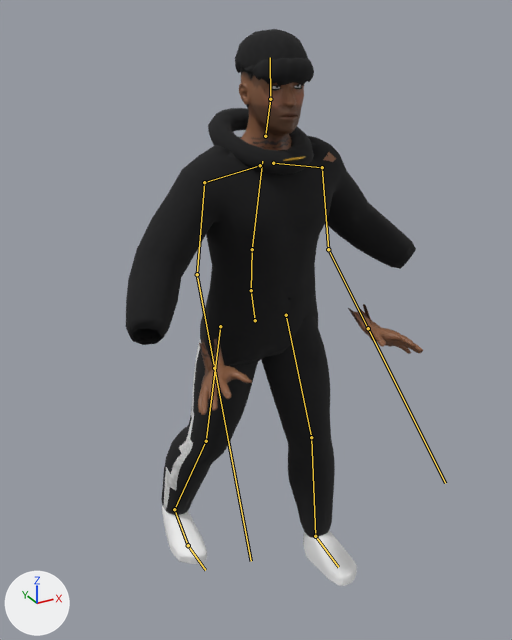
The glTF model characters/exports/gang_tama.glb: old version first, new version second.
One viewpoint serves both versions: a camera (50 mm lens) standing at (-0.974, -1.781, 1.862) and looking at (0.0, -0.011, 0.977). The axes (+X, +Y, +Z) are drawn at lower left. The lights are the same throughout. The older version comes first. Both versions are drawn at frame 1 of the action 'jump'; the numbers are the values there. The bones that change, and the others that lie on the model, are drawn over the model as lines.

The first picture shows 'beanie.002', 'beanie.003', 'chain.001', 'eye_l.001', 'eye_r.001', 'eyelashes.001', 'gang_tama_body_dressed', 'hair.001', 'hood.001', 'hoodie.001', 'sneaker_l.001', 'sneaker_r.001', 'trackpants.001'.
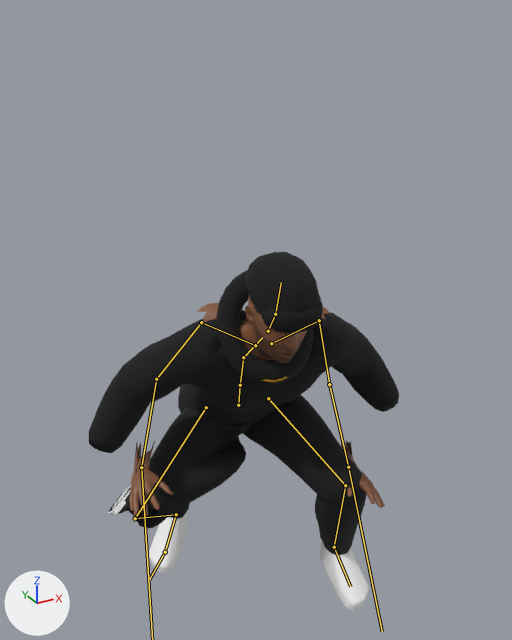
The edits, one by one:
Bone 'Hips' (bone_hips) moves from (0.0, 0.0, 0.0) to (-0.004, -0.3, -0.229).
Bone 'Hips' (bone_hips) turns from (0, -5, -2) to (36, -12, -5) degrees about its own x, y and z.
Bone 'Spine' (bone_spine) turns from (3, 8, 0) to (-16, 0, 0) degrees about its own x, y and z.
Bone 'Chest' (bone_chest) turns from (2, 5, 0) to (26, 0, 0) degrees about its own x, y and z.
Bone 'Neck' (bone_neck) turns from (-7, -11, 4) to (-24, 0, 0) degrees about its own x, y and z.
Bone 'Head' (bone_head) turns from (0, 0, 0) to (-4, 9, -3) degrees about its own x, y and z.
Bone 'Shoulder.L' (bone_shoulder_l) turns from (9, -3, -1) to (-18, 11, 3) degrees about its own x, y and z.
Bone 'UpperArm.L' (bone_upperarm_l) turns from (1, 0, -34) to (67, 33, 11) degrees about its own x, y and z.
Bone 'LowerArm.L' (bone_lowerarm_l) turns from (-7, 23, -5) to (-33, -48, 44) degrees about its own x, y and z.
Bone 'Wrist.L' (bone_wrist_l) turns from (52, -23, 34) to (61, 15, 71) degrees about its own x, y and z.
Bone 'Shoulder.R' (bone_shoulder_r) turns from (-7, 6, -1) to (-33, 3, -2) degrees about its own x, y and z.
Bone 'UpperArm.R' (bone_upperarm_r) turns from (1, 0, 34) to (47, -34, -4) degrees about its own x, y and z.
Bone 'LowerArm.R' (bone_lowerarm_r) turns from (-7, -23, 5) to (-7, 30, -8) degrees about its own x, y and z.
Bone 'Wrist.R' (bone_wrist_r) turns from (52, 23, -34) to (62, -16, -69) degrees about its own x, y and z.
Bone 'UpperLeg.L' (bone_upperleg_l) turns from (9, -6, 0) to (100, -22, 5) degrees about its own x, y and z.
Bone 'LowerLeg.L' (bone_lowerleg_l) turns from (-11, 1, 0) to (-89, -7, 0) degrees about its own x, y and z.
Bone 'Foot.L' (bone_foot_l) turns from (15, 0, 0) to (15, 2, -15) degrees about its own x, y and z.
Bone 'UpperLeg.R' (bone_upperleg_r) turns from (-9, -6, 1) to (51, 28, -29) degrees about its own x, y and z.
Bone 'LowerLeg.R' (bone_lowerleg_r) turns from (-15, -2, 0) to (-94, 36, 4) degrees about its own x, y and z.
Bone 'Foot.R' (bone_foot_r) turns from (22, 1, 0) to (44, -13, 20) degrees about its own x, y and z.

Changed parts and their boxes (x1, y1, x2, y2) in the pictures (512 x 640 px):
'hoodie.001', posed (7% wider, 38% shorter)
    before: (126, 136, 416, 365)
    after: (89, 311, 399, 453)
'trackpants.001', posed (48% wider, 28% shorter)
    before: (161, 315, 335, 538)
    after: (108, 395, 366, 555)
'gang_tama_body_dressed', posed
    before: (198, 72, 423, 415)
    after: (129, 296, 385, 517)
'hood.001', posed (7% narrower, 72% taller)
    before: (208, 108, 314, 175)
    after: (216, 270, 314, 386)
'beanie.002', posed
    before: (235, 29, 308, 74)
    after: (245, 252, 319, 313)
'sneaker_l.001', posed (9% narrower, 25% taller)
    before: (303, 530, 357, 586)
    after: (320, 541, 369, 611)
'beanie.003', posed
    before: (245, 57, 314, 86)
    after: (254, 295, 323, 334)
'sneaker_r.001', posed (13% narrower)
    before: (162, 506, 207, 564)
    after: (149, 512, 188, 573)
'chain.001', posed (mostly hidden)
    before: (283, 156, 306, 161)
    after: (261, 377, 288, 383)
'eyelashes.001', posed (not visible afterwards)
    before: (270, 84, 304, 91)
'hair.001', posed (not visible afterwards)
    before: (240, 70, 253, 109)
'eye_r.001', posed (not visible afterwards)
    before: (271, 86, 280, 89)
'eye_l.001', posed (not visible afterwards)
    before: (294, 85, 301, 88)
bone 'Hips', root to tip
    before: (255, 320) to (251, 290)
    after: (238, 405) to (240, 385)
bone 'Spine', root to tip
    before: (251, 290) to (252, 249)
    after: (240, 385) to (243, 357)
bone 'Chest', root to tip
    before: (252, 249) to (262, 161)
    after: (243, 357) to (262, 337)
bone 'Neck', root to tip
    before: (265, 136) to (270, 99)
    after: (268, 331) to (275, 314)
bone 'Head', root to tip
    before: (270, 99) to (270, 57)
    after: (275, 314) to (281, 282)
bone 'Shoulder.L', root to tip
    before: (273, 163) to (322, 167)
    after: (271, 343) to (319, 320)
bone 'UpperArm.L', root to tip
    before: (322, 167) to (328, 249)
    after: (319, 320) to (329, 384)
bone 'LowerArm.L', root to tip
    before: (328, 249) to (368, 328)
    after: (329, 384) to (348, 467)
bone 'Wrist.L', root to tip
    before: (368, 328) to (445, 483)
    after: (348, 467) to (382, 631)
bone 'Shoulder.R', root to tip
    before: (260, 165) to (204, 182)
    after: (255, 345) to (201, 322)
bone 'UpperArm.R', root to tip
    before: (204, 182) to (197, 274)
    after: (201, 322) to (156, 379)
bone 'LowerArm.R', root to tip
    before: (197, 274) to (214, 368)
    after: (156, 379) to (141, 467)
bone 'UpperLeg.L', root to tip
    before: (286, 315) to (311, 437)
    after: (268, 398) to (345, 485)
bone 'LowerLeg.L', root to tip
    before: (311, 437) to (315, 536)
    after: (345, 485) to (334, 547)
bone 'Foot.L', root to tip
    before: (315, 536) to (338, 567)
    after: (334, 547) to (350, 586)
bone 'UpperLeg.R', root to tip
    before: (220, 326) to (206, 441)
    after: (206, 407) to (135, 518)
bone 'LowerLeg.R', root to tip
    before: (206, 441) to (174, 509)
    after: (135, 518) to (176, 514)
bone 'Foot.R', root to tip
    before: (174, 509) to (188, 545)
    after: (176, 514) to (165, 552)
